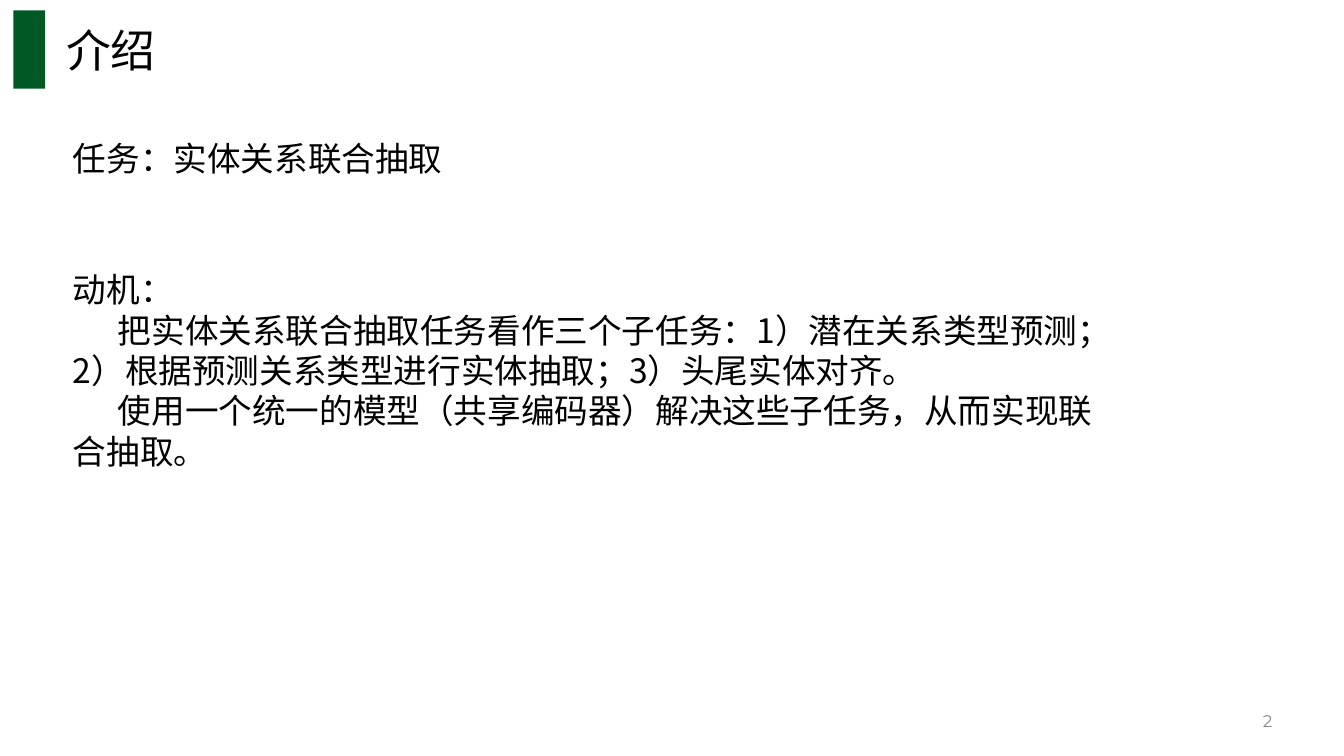
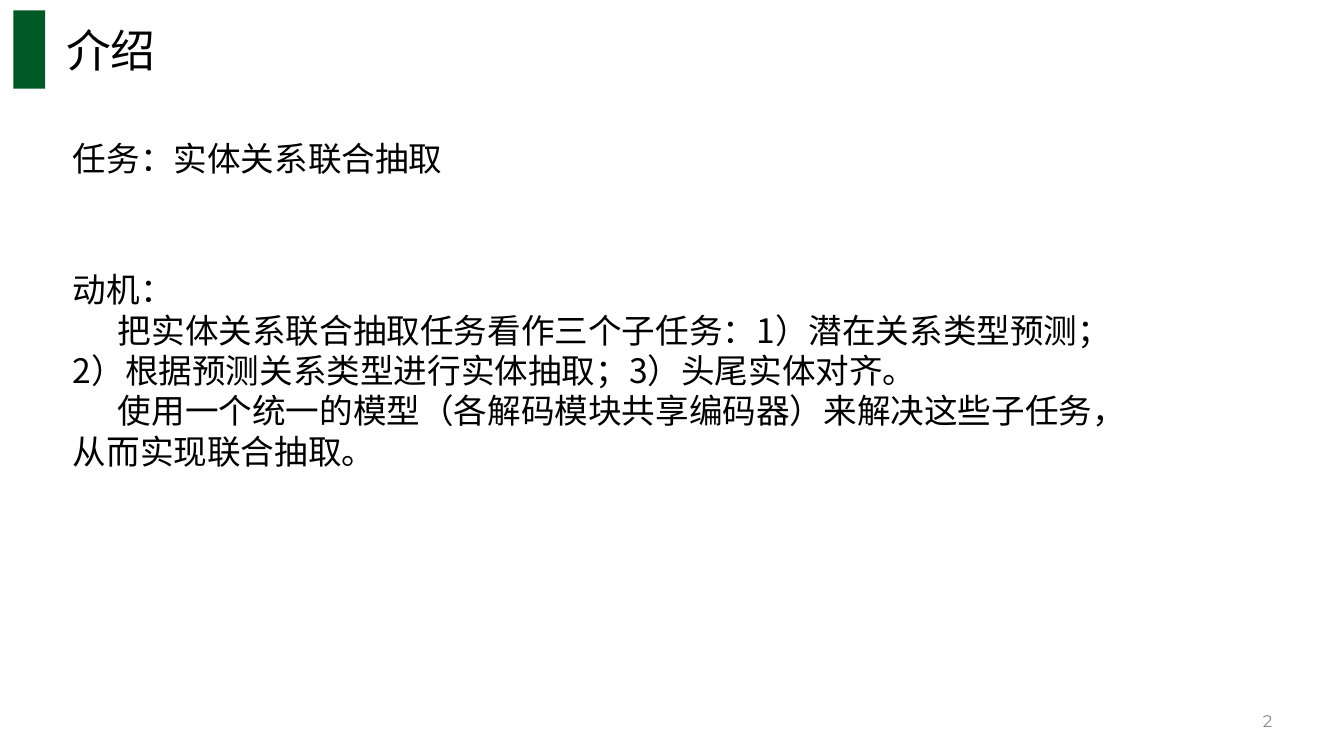
Before and after one commit to Stardust-hyx/paper-notes, a slide deck: slide 2 of 20210813-何羽鑫 -PRGC.pptx. Drawn at 1344x756 pixels with LibreOffice and Linux fonts; fonts in the diff are those of the drawing. Boxes give left, top, right and bottom in pixels: in the first picture for what was removed or moved away, otherwise in the second. Text is boxed around its words. In the diff, an @@ line names an element or a change of style, - is before the commit and + after.

```diff
--- a/20210813-何羽鑫 -PRGC.pptx
+++ b/20210813-何羽鑫 -PRGC.pptx
@@ text at [73, 394, 1126, 467]: text changed @@
-使用一个统一的模型（共享编码器）解决这些子任务，从而实现联合抽取。
+使用一个统一的模型（各解码模块共享编码器）来解决这些子任务，从而实现联合抽取。
```
